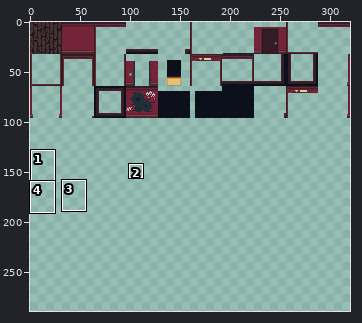
Pixel-art file -- Assets/0_Scenes/Map/Tiles.aseprite. Above: a wide view before the commit, with the close-up outlined.
Close-up. First the earlier version:
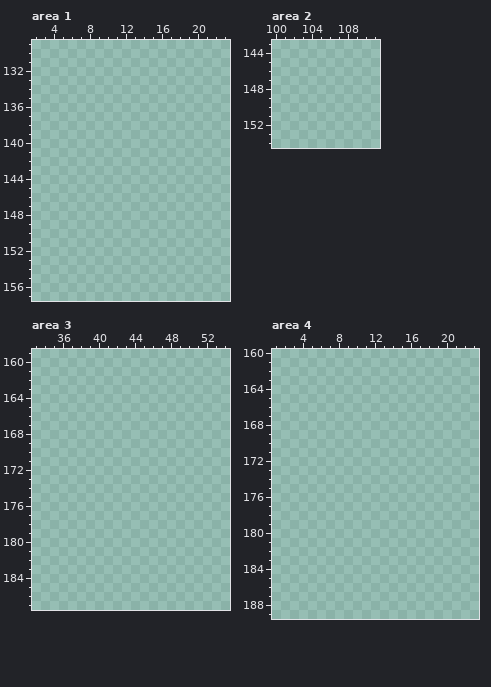
320x320 pixels, 1 frame. Colours within 5 levels of each other are drawn and written as one. Shown: area 1: x 2..23, y 129..157; area 2: x 100..111, y 143..154; area 3: x 33..54, y 159..187; area 4: x 1..23, y 160..189. The wide view leaves out empty margins. The commit also changed other parts of the picture, which this record leaves out.
After the commit:
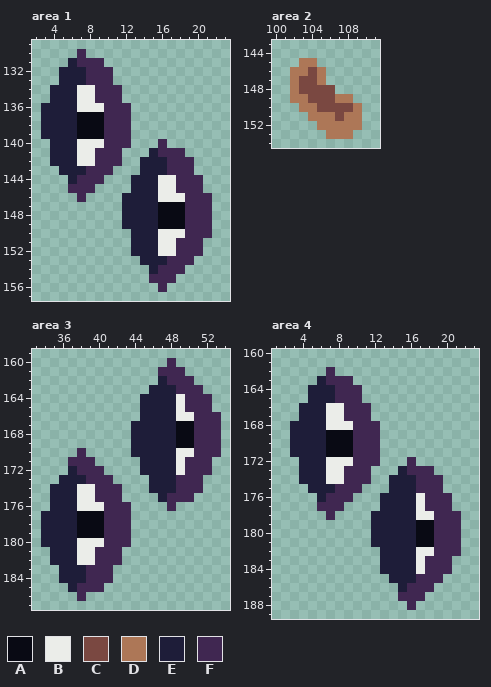
Palette (. is transparent): A #090a14  B #ebede9  C #7a4841  D #ad7757  E #1e1d39  F #402751
The edit:
layer "Layer 2" added
Changed rows in their new state; - is an unchanged pixel.
Area 1, layer "Layer 2":
first column x 3:
130 ----F--------------
131 ---EFFF------------
132 --EEEFFF-----------
133 --EEEFFF-----------
134 -EEEBBFFF----------
135 -EEEBBFFF----------
136 EEEEBBBFFF---------
137 EEEEAAAFFF---------
138 EEEEAAAFFF---------
139 EEEEAAAFFF---------
140 -EEEBBBFFF---F-----
141 -EEEBBFFF---EFFF---
142 -EEEBBFFF--EEEFFF--
143 --EEEFFF---EEEFFF--
144 ---EFFF---EEEBBFFF-
145 ---FFF----EEEBBFFF-
146 ----F----EEEEBBBFFF
147 ---------EEEEAAAFFF
148 ---------EEEEAAAFFF
149 ---------EEEEAAAFFF
150 ----------EEEBBBFFF
151 ----------EEEBBFFF-
152 ----------EEEBBFFF-
153 -----------EEEFFF--
154 ------------EFFF---
155 ------------FFF----
156 -------------F-----
Area 2, layer "Layer 2":
first column x 102:
145 -DD-----
146 DDCD----
147 DCCD----
148 DCCCC---
149 DDCCCDD-
150 -DDCCCCD
151 --DDDCDD
152 ---DDDDD
153 ----DDD-
Area 3, layer "Layer 2":
first column x 34:
160 --------------F-----
161 -------------FFF----
162 -------------EFFF---
163 ------------EEEFFF--
164 -----------EEEEBFFF-
165 -----------EEEEBFFF-
166 -----------EEEEBBFFF
167 ----------EEEEEAAFFF
168 ----------EEEEEAAFFF
169 ----------EEEEEAAFFF
170 ----F-----EEEEEBBFFF
171 ---FFF-----EEEEBFFF-
172 ---EFFF----EEEEBFFF-
173 --EEEFFF----EEEFFF--
174 -EEEBBFFF---EEEFFF--
175 -EEEBBFFF----EFFF---
176 -EEEBBBFFF----F-----
177 EEEEAAAFFF----------
178 EEEEAAAFFF----------
179 EEEEAAAFFF----------
180 EEEEBBBFFF----------
181 -EEEBBFFF-----------
182 -EEEBBFFF-----------
183 --EEEFFF------------
184 --EEEFFF------------
185 ---EFFF-------------
186 ----F---------------
Area 4, layer "Layer 2":
first column x 3:
162 ----F--------------
163 ---EFFF------------
164 --EEEFFF-----------
165 --EEEFFF-----------
166 -EEEBBFFF----------
167 -EEEBBFFF----------
168 EEEEBBBFFF---------
169 EEEEAAAFFF---------
170 EEEEAAAFFF---------
171 EEEEAAAFFF---------
172 -EEEBBBFFF---F-----
173 -EEEBBFFF---EFFF---
174 -EEEBBFFF--EEEFFF--
175 --EEEFFF---EEEFFF--
176 ---EFFF---EEEEBFFF-
177 ---FFF----EEEEBFFF-
178 ----F----EEEEEBBFFF
179 ---------EEEEEAAFFF
180 ---------EEEEEAAFFF
181 ---------EEEEEAAFFF
182 ----------EEEEBBFFF
183 ----------EEEEBFFF-
184 ----------EEEEBFFF-
185 -----------EEEFFF--
186 ------------EFFF---
187 ------------FFF----
188 -------------F-----
Changed places in both close-ups, as pixel boxes (x1, y1, x2, y2):
added: (41, 49, 212, 292)
added: (290, 58, 362, 139)
added: (41, 358, 221, 601)
added: (290, 367, 461, 610)
